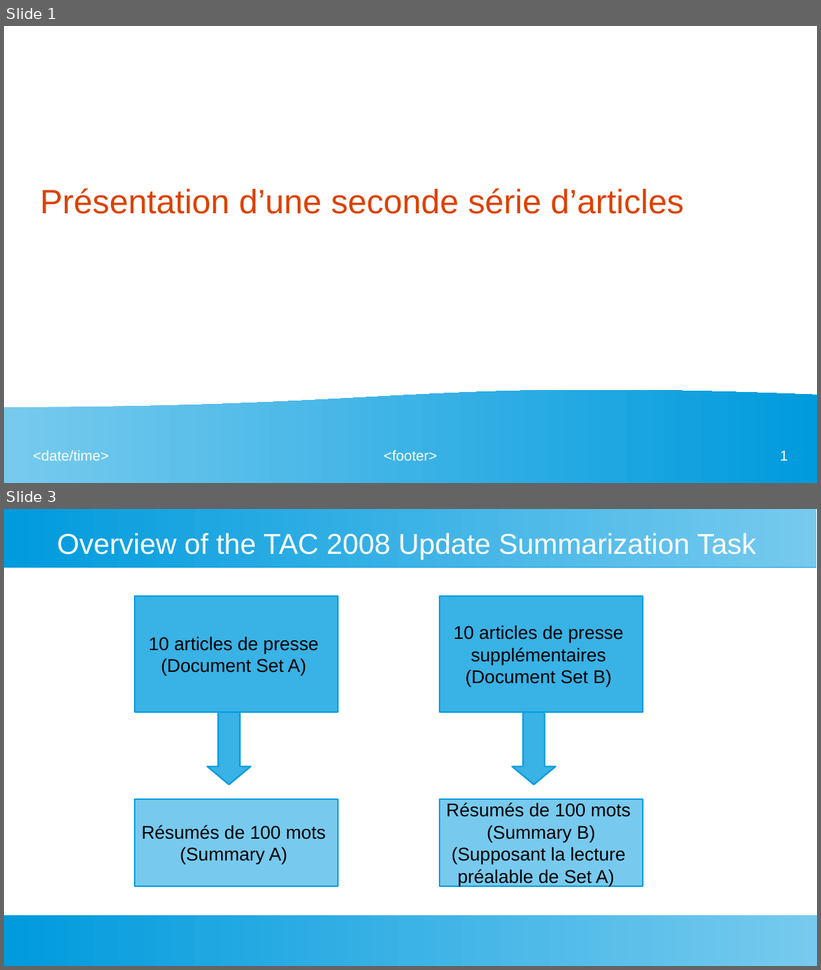
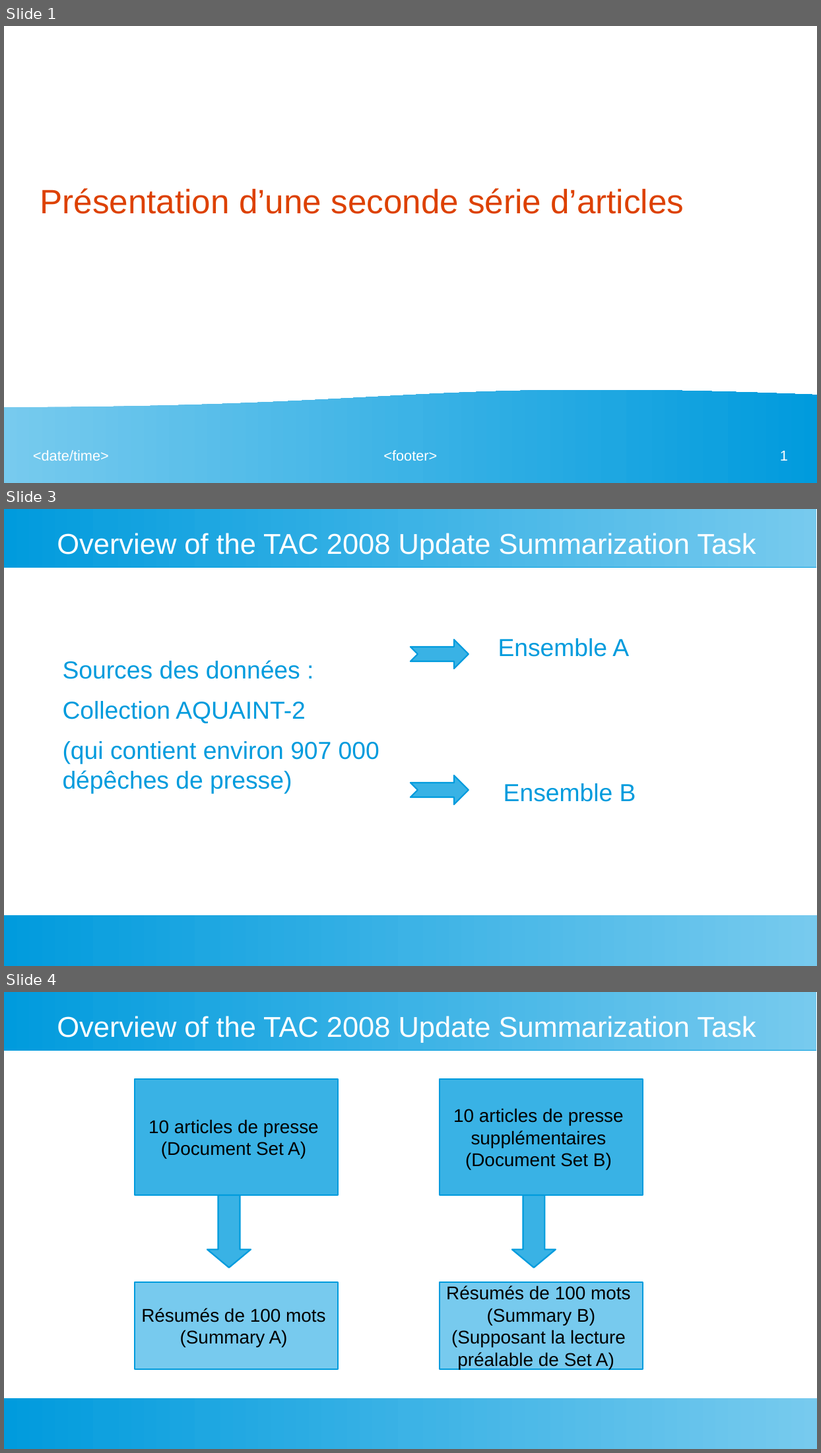
Before and after one commit to fannybachey/stage_2024, a slide deck: presentation/presentation_2.odp. Shown one above the other, each under a label of ours: slides 1 and 3 before the commit, slides 1, 3 and 4 after it; the slides between them are not shown. The pictures are 821x970 and 821x1453 pixels, drawn with LibreOffice and Linux fonts; fonts in the diff are those of the drawing. Boxes give left, top, right and bottom in pixels: in the first picture for what was removed or moved away, otherwise in the second. Text is boxed around its words. In the diff, an @@ line names an element or a change of style, - is before the commit and + after.

```diff
--- a/presentation/presentation_2.odp
+++ b/presentation/presentation_2.odp
@@ slide 3 added at <box>4,509,817,966</box>, background #FFFFFF; not listed: 2 template elements that a slide beside it also shows @@
@@ title added at <box>57,533,756,560</box>, 28 pt, text #FFFFFF @@
+Overview of the TAC 2008 Update Summarization Task
@@ freeform shape added at <box>411,640,469,668</box>, fill #39B2E5, outline #009BDD 1.42 pt @@
@@ text added at <box>498,638,629,657</box>, 24 pt, text #009BDD @@
+Ensemble A
@@ text added at <box>63,660,380,794</box>, 24 pt, text #009BDD @@
+Sources des données :
+Collection AQUAINT-2
+(qui contient environ 907 000 dépêches de presse)
@@ freeform shape added at <box>411,776,469,805</box>, fill #39B2E5, outline #009BDD 1.42 pt @@
@@ text added at <box>504,784,636,802</box>, 24 pt, text #009BDD @@
+Ensemble B
@@ what was slide 3 is now slide 4 @@
```
Also in this commit, not shown: 1 slide changed, 2 other slides added, 14 other files.
